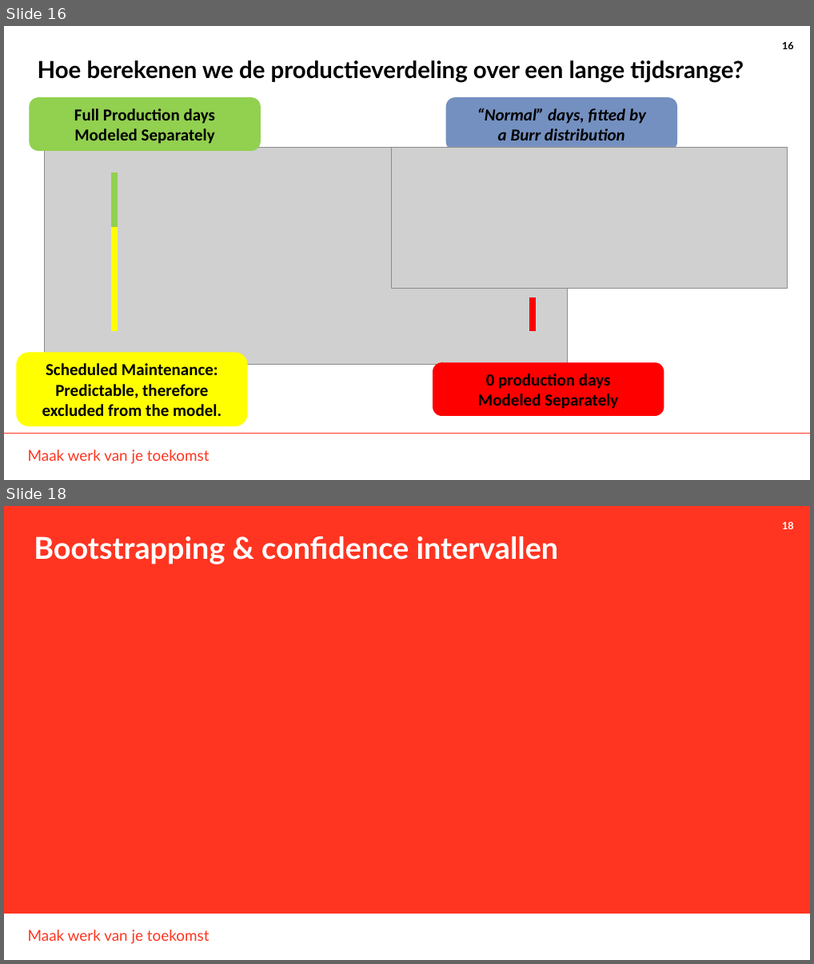
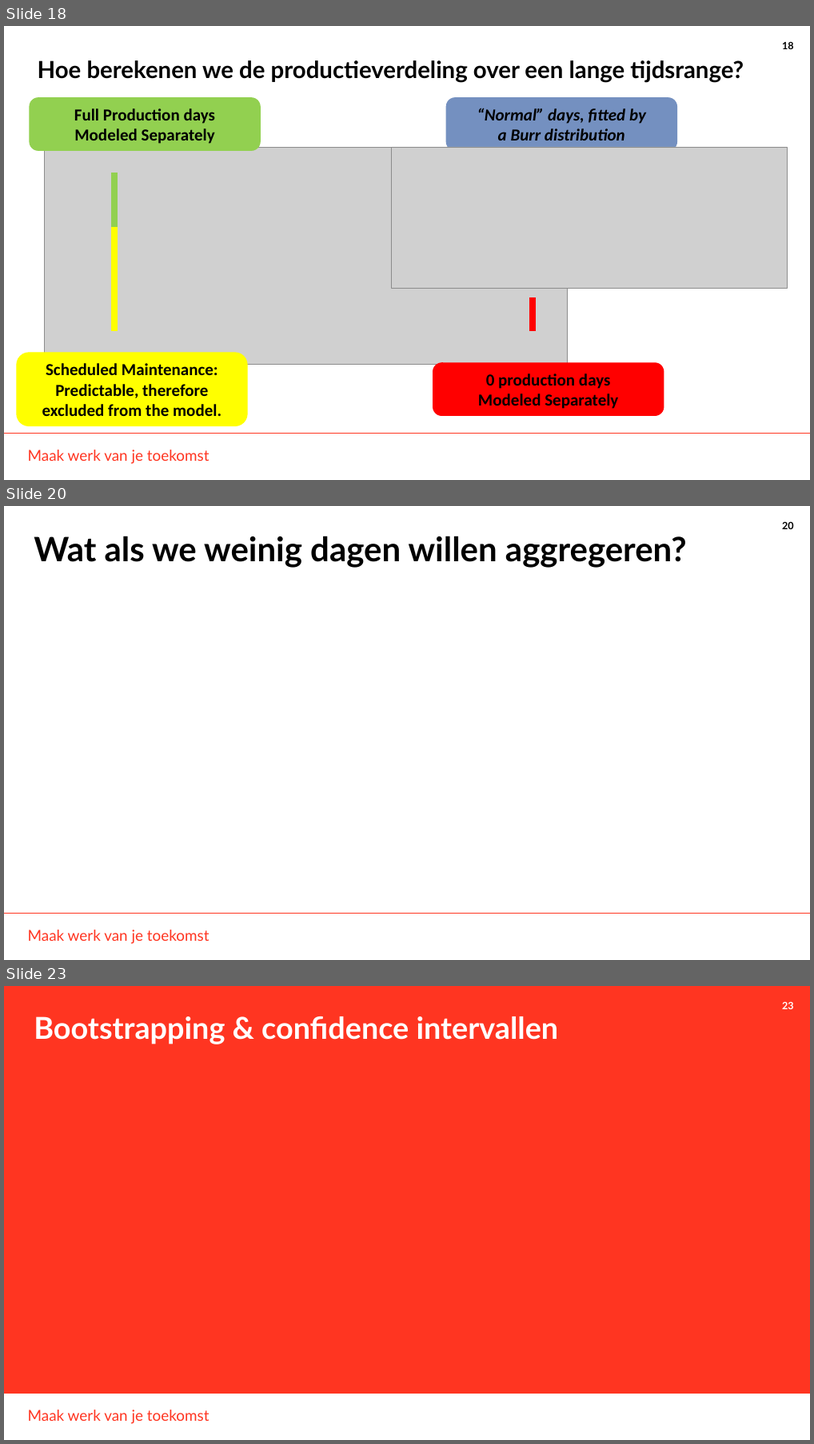
Before and after one commit to THellemans/data-science-syntra-ab, a slide deck: 06 statistiek/06 random sampling and sampling bias/06 random sampling and sampling bias.pptx. Shown one above the other, each under a label of ours: slides 16 and 18 before the commit, slides 18, 20 and 23 after it; the slides between them are not shown. The pictures are 814x964 and 814x1444 pixels, drawn with LibreOffice and Linux fonts; fonts in the diff are those of the drawing; grey boxes stand for pictures; background and template pictures are left out. Boxes give left, top, right and bottom in pixels: in the first picture for what was removed or moved away, otherwise in the second. Text is boxed around its words. In the diff, an @@ line names an element or a change of style, - is before the commit and + after.

```diff
--- a/06 statistiek/06 random sampling and sampling bias/06 random sampling and sampling bias.pptx
+++ b/06 statistiek/06 random sampling and sampling bias/06 random sampling and sampling bias.pptx
@@ slide 20 added at <box>4,506,810,960</box>, background #FFFFFF; not listed: 3 template elements that a slide beside it also shows @@
@@ title added at <box>34,536,687,568</box>, 40 pt, text #000000, bold @@
+Wat als we weinig dagen willen aggregeren?
@@ what was slide 16 is now slide 18 @@
@@ what was slide 18 is now slide 23 @@
@@ page number at <box>782,1002,794,1009</box>: text changed @@
-18
+23
```
Also in this commit, not shown: 5 slides changed, 4 other slides added, 29 other files.
